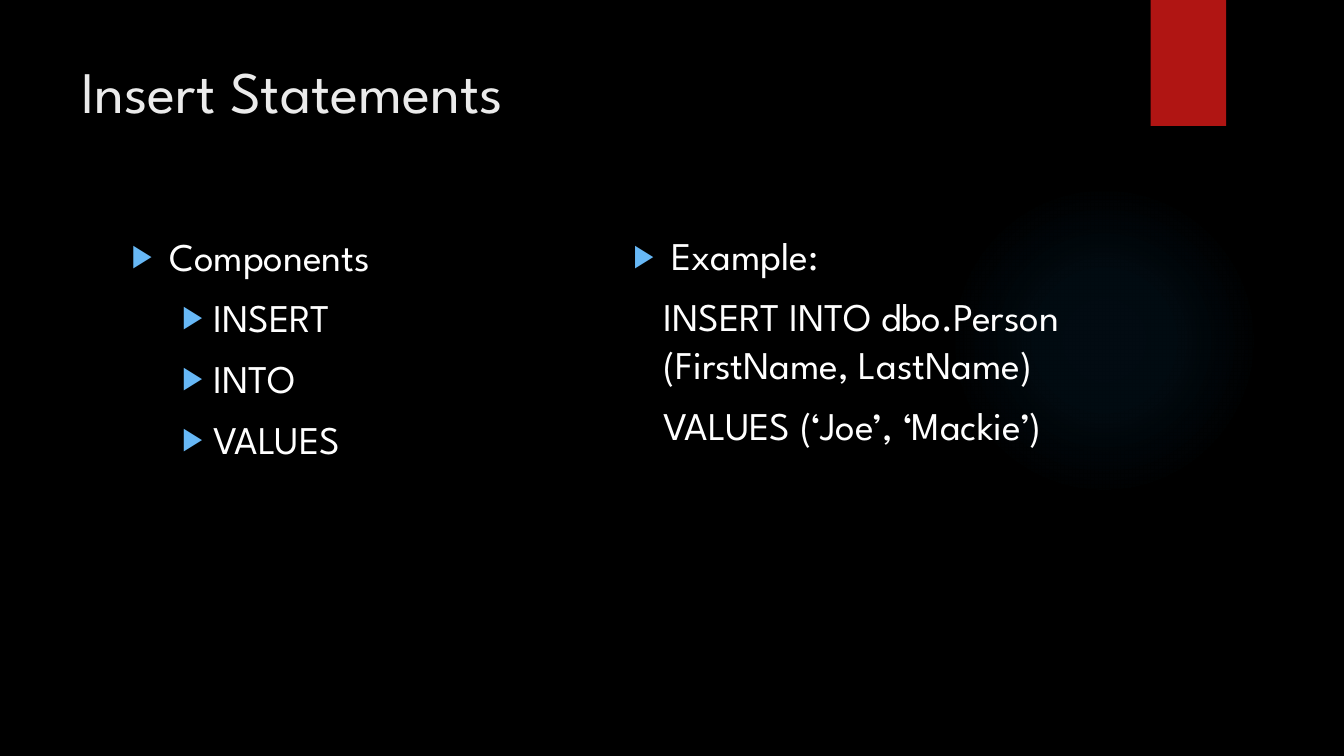
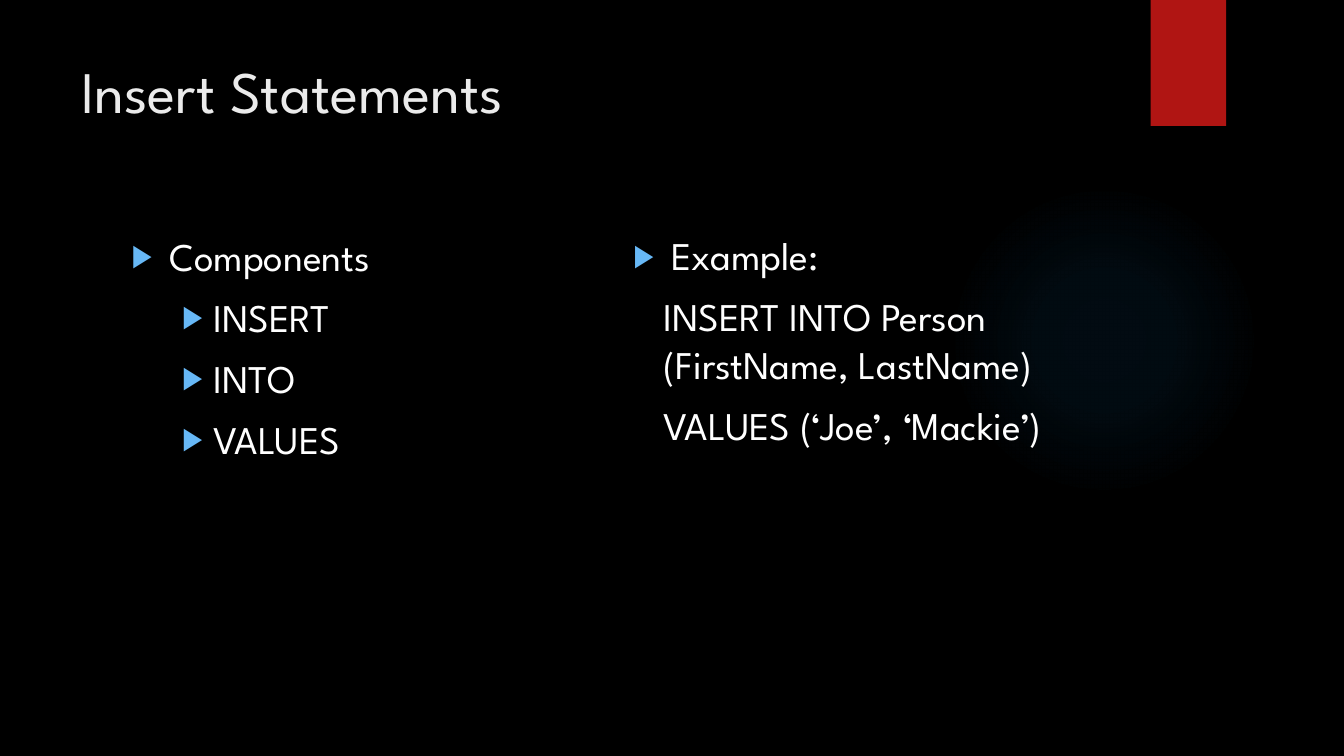
Before and after one commit to LogolsLLC/LogolsFebruary2018, a slide deck: slide 7 of Slides/04_Sql_TrainingPlan.pptx. Drawn at 1344x756 pixels with LibreOffice and Linux fonts; fonts in the diff are those of the drawing; background and template pictures are left out. Boxes give left, top, right and bottom in pixels: in the first picture for what was removed or moved away, otherwise in the second. Text is boxed around its words. In the diff, an @@ line names an element or a change of style, - is before the commit and + after.

```diff
--- a/Slides/04_Sql_TrainingPlan.pptx
+++ b/Slides/04_Sql_TrainingPlan.pptx
@@ text at (x1=664, y1=304, x2=1032, y2=387): text changed @@
-  INSERT INTO dbo.Person (FirstName, LastName)
+  INSERT INTO Person (FirstName, LastName)
```
Also in this commit, not shown: 10 other slides changed, 9 other files.
